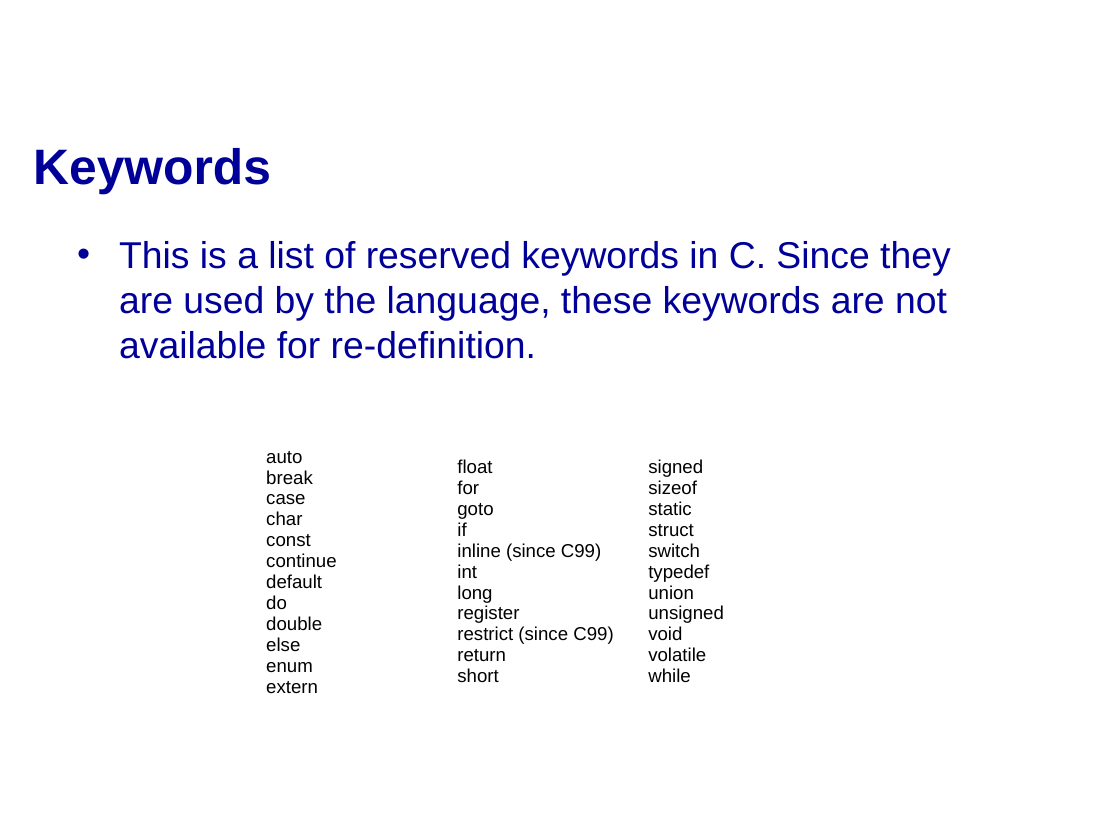
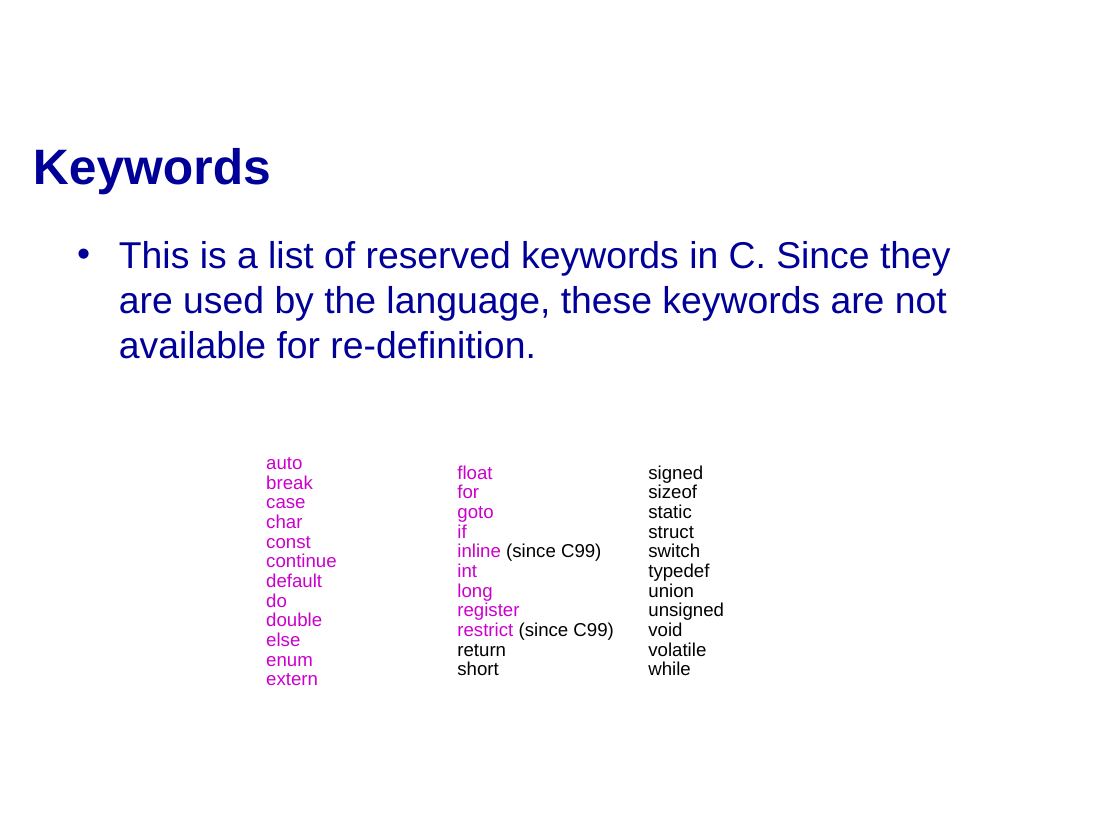
Before and after one commit to mikeg64/iome, a slide deck: slide 11 of src/examples/course/c/presentation/IntrotoC1.ppt. Drawn at 1120x840 pixels with LibreOffice and Linux fonts; fonts in the diff are those of the drawing; background and template pictures are left out. Boxes give left, top, right and bottom in pixels: in the first picture for what was removed or moved away, otherwise in the second. Text is boxed around its words. In the diff, an @@ line names an element or a change of style, - is before the commit and + after.

```diff
--- a/src/examples/course/c/presentation/IntrotoC1.ppt
+++ b/src/examples/course/c/presentation/IntrotoC1.ppt
@@ table at box(260, 386, 834, 757) @@
@@ text colour #000000 to #CC00CC in "auto break case char const continue default ...", "float for goto if inline int long ..." @@
@@ line spacing 1 to 0.94 @@
```
Also in this commit, not shown: 42 other slides changed, 2 slides added, 15 other files.
